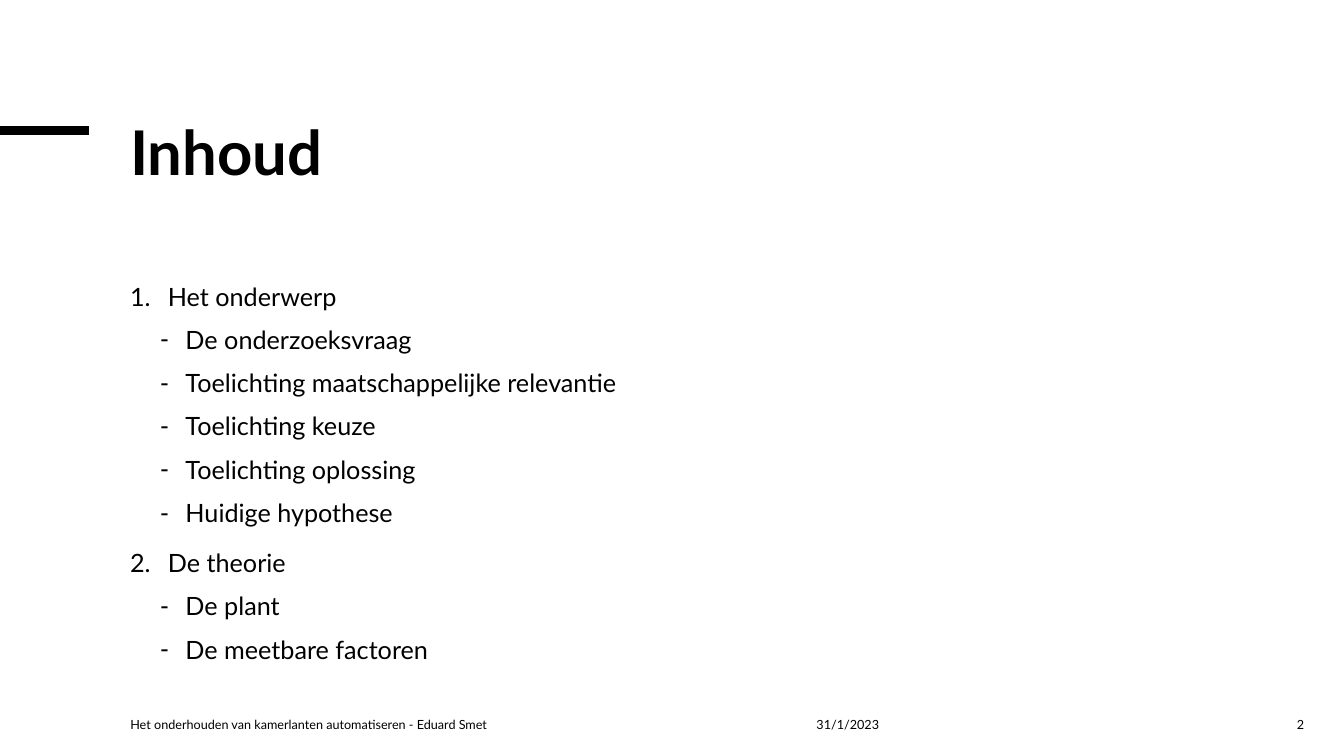
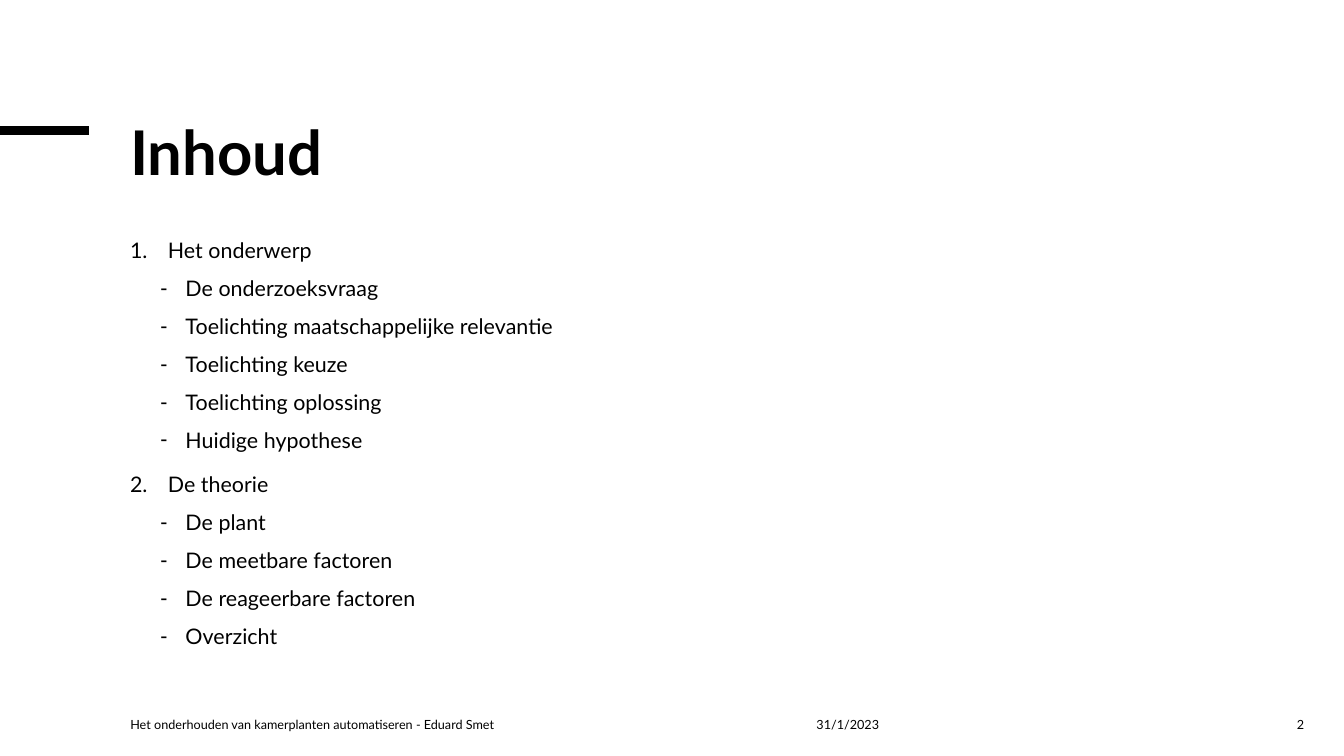
Before and after one commit to Celarye/syfinalproject, a slide deck: slide 2 of Het onderhouden van kamerplanten automatiseren.pptx. Drawn at 1344x756 pixels with LibreOffice and Linux fonts; fonts in the diff are those of the drawing. Boxes give left, top, right and bottom in pixels: in the first picture for what was removed or moved away, otherwise in the second. Text is boxed around its words. In the diff, an @@ line names an element or a change of style, - is before the commit and + after.

```diff
--- a/Het onderhouden van kamerplanten automatiseren.pptx
+++ b/Het onderhouden van kamerplanten automatiseren.pptx
@@ text "Het onderwerp": place and size @@
-text "Het onderwerp" at (168,287,616,660)
+text "Het onderwerp" at (168,242,553,644)
@@ text at (168,242,553,568): size 18 to 15.3 pt in "Het onderwerp", "De onderzoeksvraag", "Toelichting maatschappelijke relevantie", "Toelichting keuze" and 5 more places @@
@@ text at (185,590,415,644): paragraphs added @@
+  – De reageerbare factoren
+  – Overzicht
@@ text at (130,719,494,731): text changed @@
-Het onderhouden van kamerlanten automatiseren - Eduard Smet
+Het onderhouden van kamerplanten automatiseren - Eduard Smet
```
Also in this commit, not shown: 3 other slides changed, 18 slides added.
